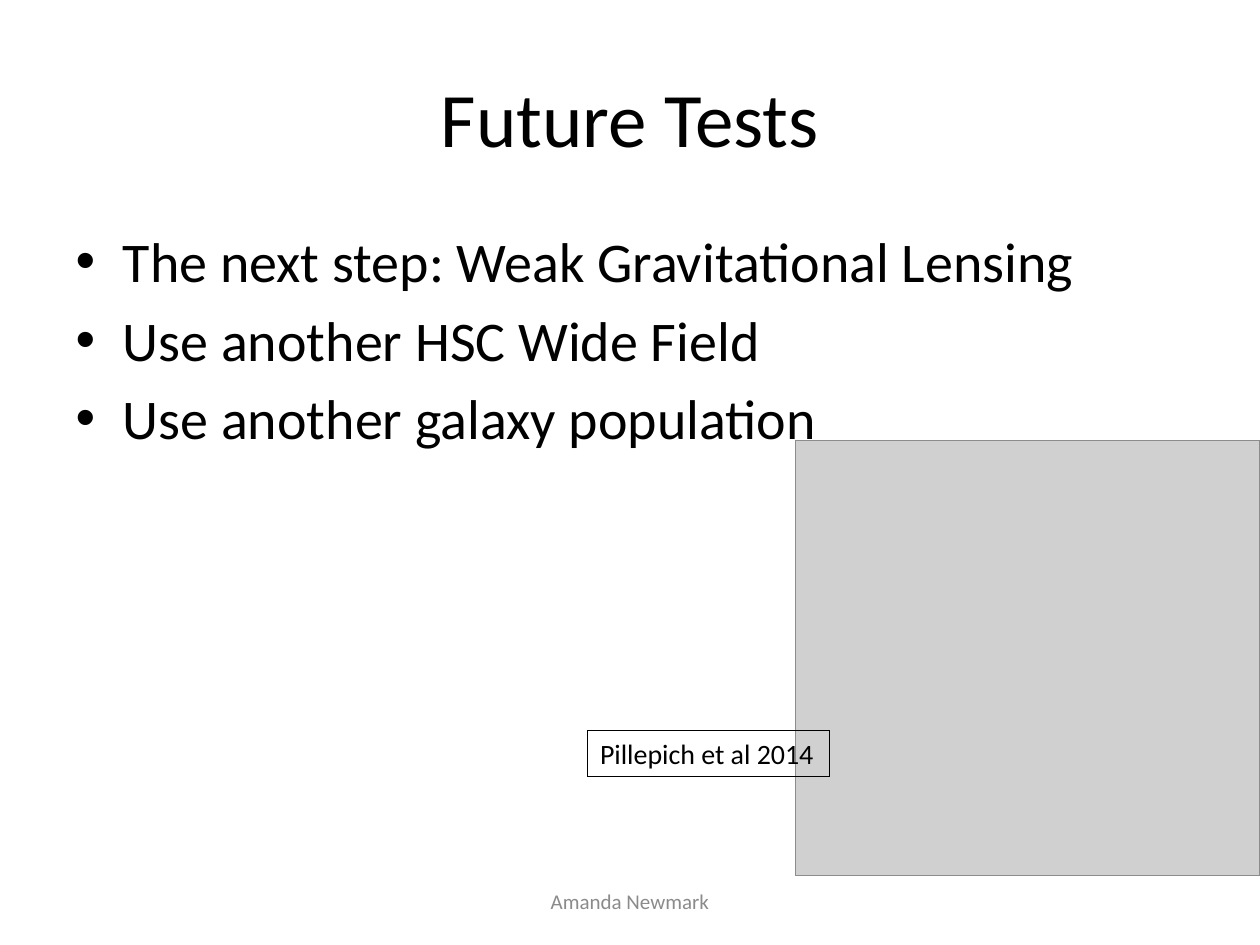
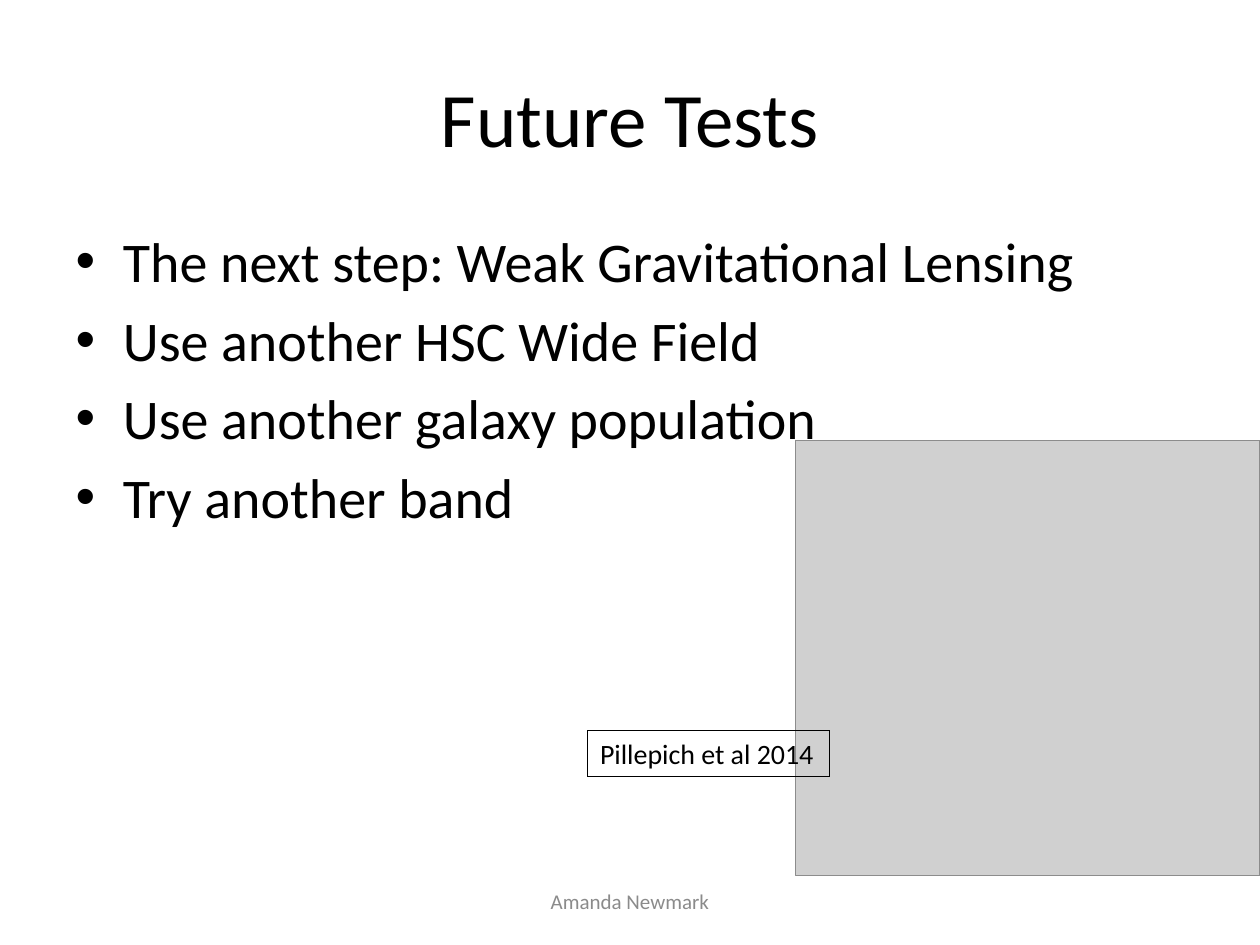
Before and after one commit to anewmark/galaxy_dark_matter, a slide deck: slide 13 of big_presentation.pptx. Drawn at 1260x945 pixels with LibreOffice and Linux fonts; fonts in the diff are those of the drawing; grey boxes stand for pictures. Boxes give left, top, right and bottom in pixels: in the first picture for what was removed or moved away, otherwise in the second. Text is boxed around its words. In the diff, an @@ line names an element or a change of style, - is before the commit and + after.

```diff
--- a/big_presentation.pptx
+++ b/big_presentation.pptx
@@ text at [123,479,513,527]: paragraph added @@
+• Try another band
```
Also in this commit, not shown: 5 other files.
